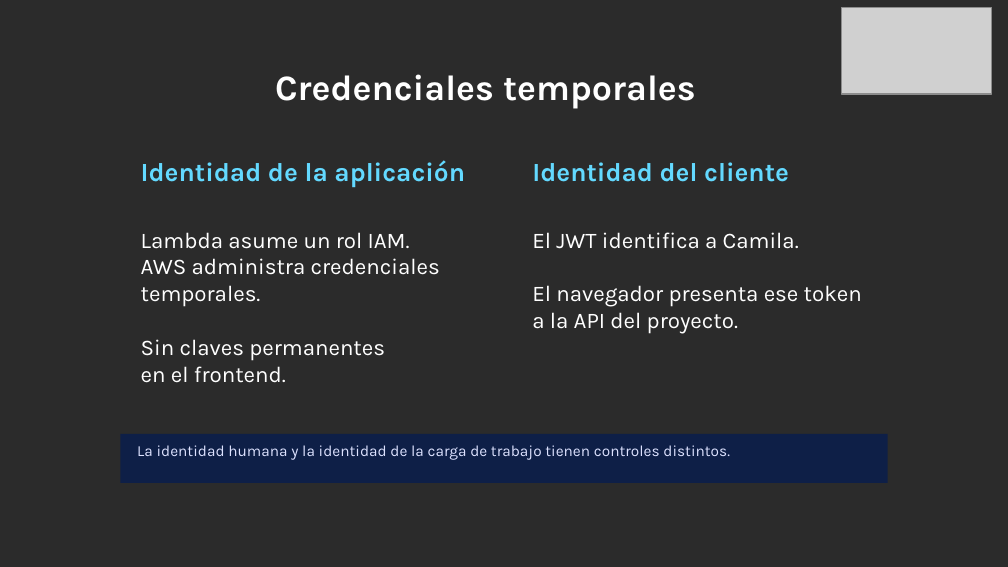
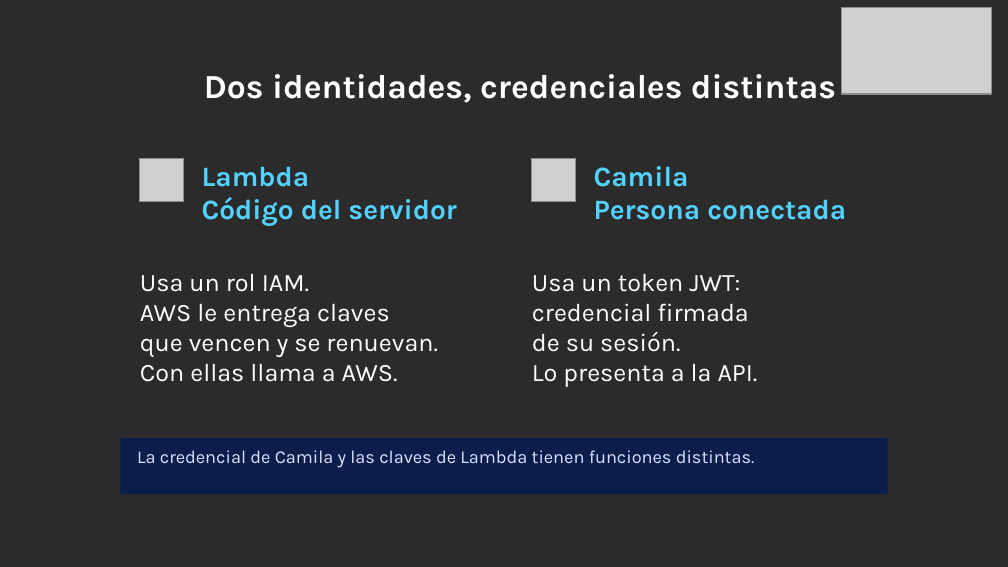
Before and after one commit to dannyfriz/aws-ecommerce-agent-demo, a slide deck: slide 24 of docs/presentaciones/Danny_Friz_SCD_2026_arquitectura_IA.pptx. Drawn at 1008x567 pixels with LibreOffice and Linux fonts; fonts in the diff are those of the drawing; grey boxes stand for pictures; background and template pictures are left out; a plain dark background stands for a picture behind light text. Boxes give left, top, right and bottom in pixels: in the first picture for what was removed or moved away, otherwise in the second. Text is boxed around its words. In the diff, an @@ line names an element or a change of style, - is before the commit and + after.

```diff
--- a/docs/presentaciones/Danny_Friz_SCD_2026_arquitectura_IA.pptx
+++ b/docs/presentaciones/Danny_Friz_SCD_2026_arquitectura_IA.pptx
@@ text at <box>204,74,836,103</box>: text changed; size 25.5 to 24 pt @@
-Credenciales temporales
+Dos identidades, credenciales distintas
@@ picture added at <box>140,158,183,202</box> @@
@@ text removed at <box>141,160,465,188</box> @@
-Identidad de la aplicación
@@ text added at <box>202,166,456,226</box>, 20 pt, text #53D2FF, bold @@
+Lambda
+Código del servidor
@@ text removed at <box>532,162,789,182</box> @@
-Identidad del cliente
@@ picture added at <box>532,158,576,202</box> @@
@@ text added at <box>594,166,846,220</box>, 20 pt, text #53D2FF, bold @@
+Camila
+Persona conectada
@@ text at <box>140,274,438,382</box>: text changed; size 16 to 18 pt @@
-Lambda asume un rol IAM.
-AWS administra credenciales temporales.
-Sin claves permanentes
-en el frontend.
+Usa un rol IAM.
+AWS le entrega claves
+que vencen y se renuevan.
+Con ellas llama a AWS.
@@ text at <box>532,274,758,387</box>: text changed; size 16 to 18 pt @@
-El JWT identifica a Camila.
-El navegador presenta ese token
-a la API del proyecto.
+Usa un token JWT:
+credencial firmada
+de su sesión.
+Lo presenta a la API.
@@ rectangle: place and size @@
-rectangle at <box>120,434,887,484</box>
+rectangle at <box>120,438,887,495</box>
@@ rectangle at <box>120,438,887,495</box>: fill #0B1E4B at 90% opacity to #0B1E4B @@
@@ text at <box>137,450,755,468</box>: text changed; size 11 to 13 pt @@
-La identidad humana y la identidad de la carga de trabajo tienen controles distintos.
+La credencial de Camila y las claves de Lambda tienen funciones distintas.
```
Also in this commit, not shown: 23 other slides changed, 1 slide added, 1 slide removed, 4 other files.
